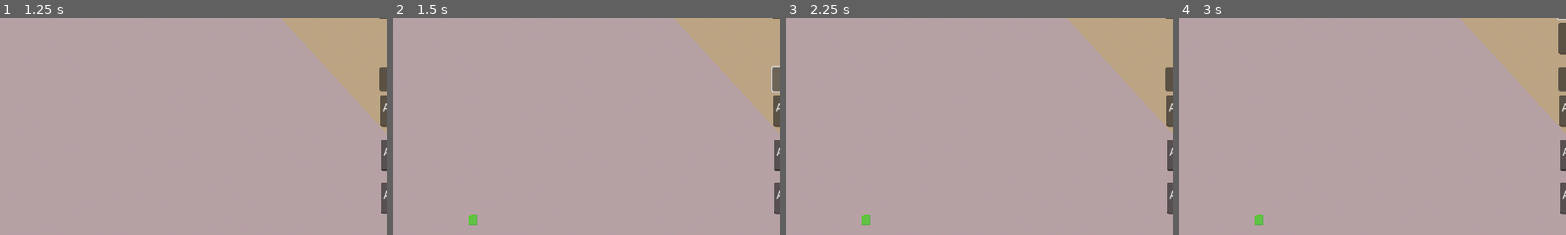
Above: before the commit, frames 1-4 (left to right).
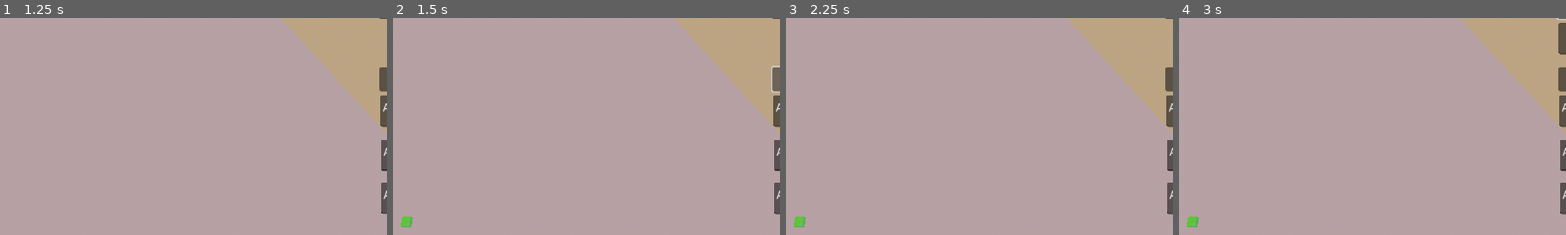
Above: after the commit, the same moments.

Repository: internot169/CasaGrande
Game: Godot game, scene res://main.tscn
Same seed, same stepped clock (60 frames per second), same inputs: the game is played once before the commit and once after it.
Inputs (mouse positions are % of the whole screen's width and height, from its top left):
- Up to frame 1 (1.25 s): click (93, 54) at 0.52 s; type "Alex" at 0.6 s; click (93, 64) at 0.75 s; type "Alex" at 0.83 s; click (93, 74) at 0.98 s; type "Alex" at 1.07 s
- Up to frame 2 (1.5 s): click "Lay Block" at 1.25 s
- Up to frame 3 (2.25 s): click "End Turn" at 2 s
- Up to frame 4 (3 s): click "Move More" at 2.75 s
The pictures show only the part of the screen within x 38-88%, y 33-82%; the shares and areas given below are measured in that part.

Frame 1 is identical in both runs. In frame 2, 0.2% of the frame differs, in the area x 2-22%, y 90-97%; in frame 3, 0.2%; in frame 4, 0.2%.

Commit message:
Created platform instantiation system in board.gd
Remember, radians, not degrees

Diff:
--- a/CasaGrande/block.gd
+++ b/CasaGrande/block.gd
@@ -2,6 +2,7 @@
 
 var new_color
 var platform = false
+var player
 
 func _process(delta):
 	$MeshInstance3D.get_active_material(0)
--- a/CasaGrande/board.gd
+++ b/CasaGrande/board.gd
@@ -13,40 +13,60 @@
 
 func lay_block(x, y, z):
 	if(blocks[x][y][z] != null):
-		return
+		return false
+
 	var block = load("res://block.tscn").instantiate()
 	get_tree().get_root().add_child(block)
 	blocks[x][y][z] = block
 	block.new_color = get_node("../GameManager").curr_player.new_color
+	block.player = get_node("../GameManager").curr_player
 
-	block.position = Vector3((x + 4) * -1, y, (z + 4))
+	block.position = Vector3(-x + 4, y, z + 4)
 
 	get_node("../GameManager").curr_player.tokens_left -= 1
 
 	if(lay_platform(x,y,z)):
 		get_node("../GameManager").curr_player.money += 3
 
+	return true
+
 func lay_platform(x, y, z):
+	var will_lay = false
+	var rot
+
 	if(x >= 3):
-		if((blocks[x][y][z] != null) && (blocks[x-3][y][z] != null) && !blocks[x-3][y][z].platform && !blocks[x][y][z].platform):
-			blocks[x][y][z].platform = true
-			blocks[x-3][y][z].platform = true
-			return true
+		if(compare(blocks[x][y][z], blocks[x-3][y][z])):
+			will_lay = true
+			rot = (PI / 2)
 	elif(x <= width - 3):
-		if((blocks[x][y][z] != null) && (blocks[x+3][y][z] != null) && !blocks[x+3][y][z].platform && !blocks[x][y][z].platform):
-			blocks[x][y][z].platform = true
-			blocks[x+3][y][z].platform = true
-			return true
+		if(compare(blocks[x][y][z], blocks[x+3][y][z])):
+			will_lay = true
+			rot = -(PI / 2)
 	elif(y >= 3):
-		if((blocks[x][y][z] != null) && (blocks[x][y-3][z] != null) && !blocks[x][y][z].platform && !blocks[x][y-3][z].platform):
-			blocks[x][y][z].platform = true
-			blocks[x+3][y][z].platform = true
-			return true
+		if(compare(blocks[x][y][z], blocks[x][y-3][z])):
+			will_lay = true
+			rot = 0
 	elif(y <= width - 3):
-		if((blocks[x][y][z] != null) && (blocks[x][y+3][z] != null) && !blocks[x][y][z].platform && !blocks[x][y+3][z].platform):
-			blocks[x][y][z].platform = true
-			blocks[x+3][y][z].platform = true
-			return true
+		if(compare(blocks[x][y][z], blocks[x][y+3][z])):
+			will_lay = true
+			rot = (PI)
+
+	if (will_lay):
+		var platform = load("res://platform.tscn").instantiate()
+		get_tree().get_root().add_child(platform)
+
+		platform.position = blocks[x][y][z].position
+		platform.transform.basis = platform.transform.basis.rotated(Vector3(0, 1, 0), rot)
+
+	return will_lay
+
+func compare(x, y):
+	if(x == null || y == null):
+		return false
+	elif (!x.platform && !y.platform && (x.player == y.player)):
+		x.platform = true
+		y.platform = true
+		return true
 	return false
 
 func _ready():
--- a/CasaGrande/game_manager.gd
+++ b/CasaGrande/game_manager.gd
@@ -84,5 +84,4 @@
 
 func lay_block(x, y, z):
 	if(can_lay_block):
-		can_lay_block = false
-		get_node("../Board").lay_block(x, y, z)
+		can_lay_block = !get_node("../Board").lay_block(x, y, z)
--- a/CasaGrande/platform.tscn
+++ b/CasaGrande/platform.tscn
@@ -15,3 +15,7 @@
 [node name="MeshInstance3D4" type="MeshInstance3D" parent="."]
 transform = Transform3D(0.491798, 0, 0, 0, 1, 0, 0, 0, 0.496258, 0, 0.507772, 1.99721)
 mesh = SubResource("PlaneMesh_y780r")
+
+[node name="MeshInstance3D5" type="MeshInstance3D" parent="."]
+transform = Transform3D(0.491798, 0, 0, 0, 1, 0, 0, 0, 0.496258, 0, 0.507772, 2.99986)
+mesh = SubResource("PlaneMesh_y780r")
